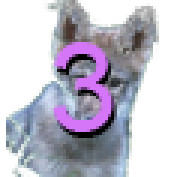
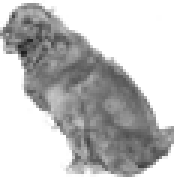
Layer changes from the first 174x177 image to the second:
hid "Label", painted on it over 51, 42, 123, 132
hid "Label Shadow", painted on it over 54, 48, 120, 138
painted on "Layer 1" over 0, 0, 174, 177
